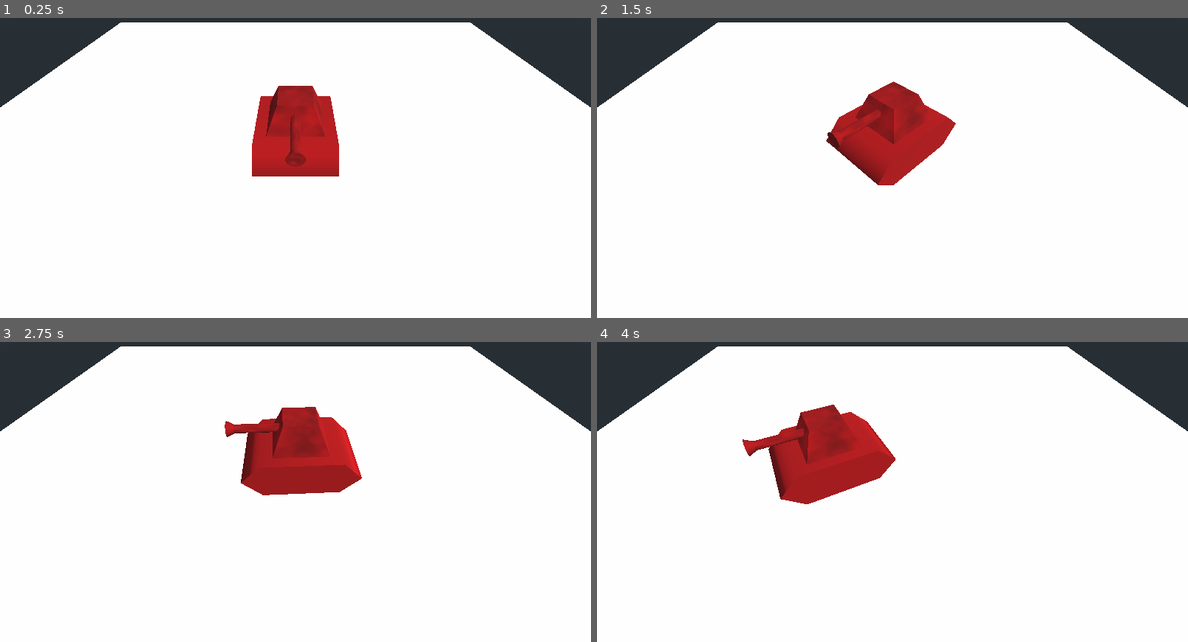
Above: before the commit, frames 1-4 (two rows, left to right).
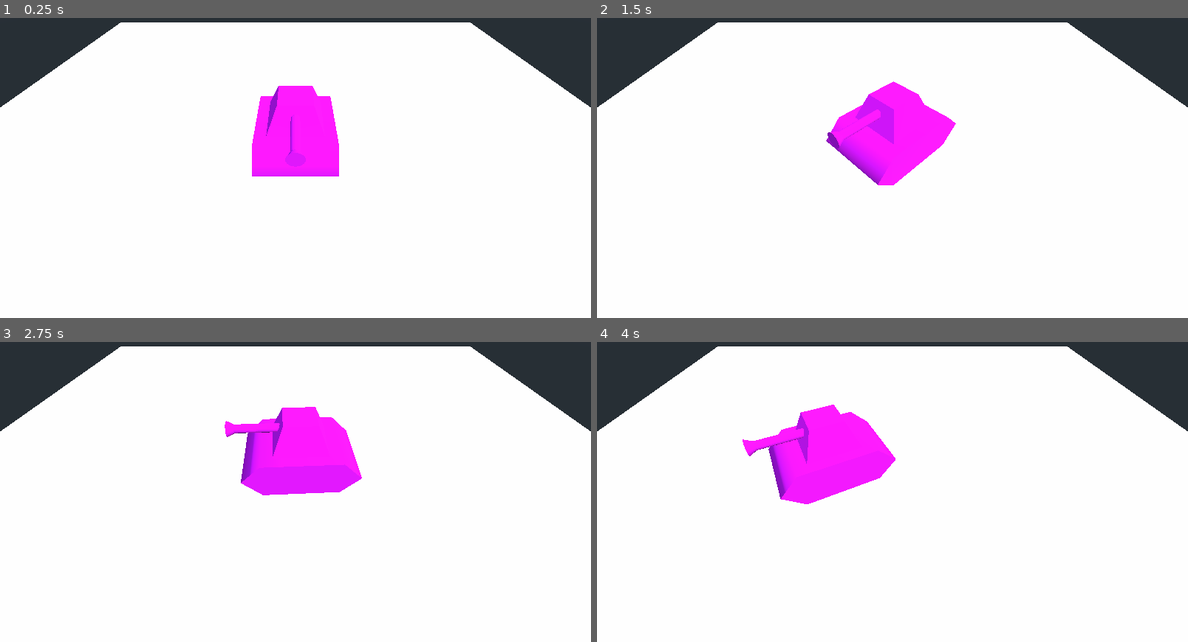
Above: after the commit, the same moments.

Repository: Hasnep/combatanks
Game: Godot game, scene res://World.tscn
Two runs of this game, one before a commit and one after it. Both use one fixed random seed, a clock stepped at 60 frames per second and the inputs below.
Inputs:
- Up to frame 1 (0.25 s): no input
- Up to frame 2 (1.5 s): tap Enter at 0.5 s; hold Right (turn_right) 0.53-1.28 s; hold Down (move_backward) from 1.28 s (still down)
- Up to frame 3 (2.75 s): release Down (move_backward) at 2.03 s; hold Right (turn_right) from 2.03 s (still down)
- Up to frame 4 (4 s): release Right (turn_right) at 2.78 s; hold Up (move_forward) 2.78-3.53 s; hold Left (turn_left) from 3.53 s (still down)

The runs differ from the first frame. In frame 1, 3.9% of the frame differs, in the area x 42-58%, y 22-53%; in frame 2, 4.4%; in frame 3, 4.8%; in frame 4, 4.9%, in the area x 24-51%, y 20-55%.

Commit message:
Make tank texture a solid colour

Diff:
--- a/Tank/TankTexture.tres
+++ b/Tank/TankTexture.tres
@@ -1,11 +1,4 @@
-[gd_resource type="SpatialMaterial" load_steps=3 format=2]
-
-[sub_resource type="OpenSimplexNoise" id=1]
-
-[sub_resource type="NoiseTexture" id=2]
-seamless = true
-noise = SubResource( 1 )
+[gd_resource type="SpatialMaterial" format=2]
 
 [resource]
-albedo_color = Color( 0.827451, 0.0509804, 0.0509804, 1 )
-albedo_texture = SubResource( 2 )
+albedo_color = Color( 1, 0, 1, 1 )
